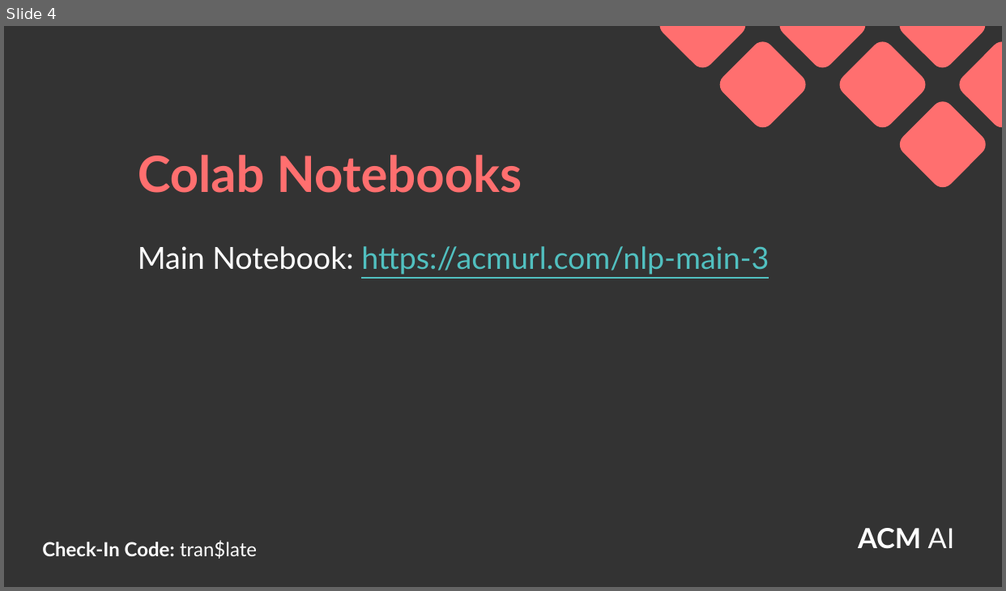
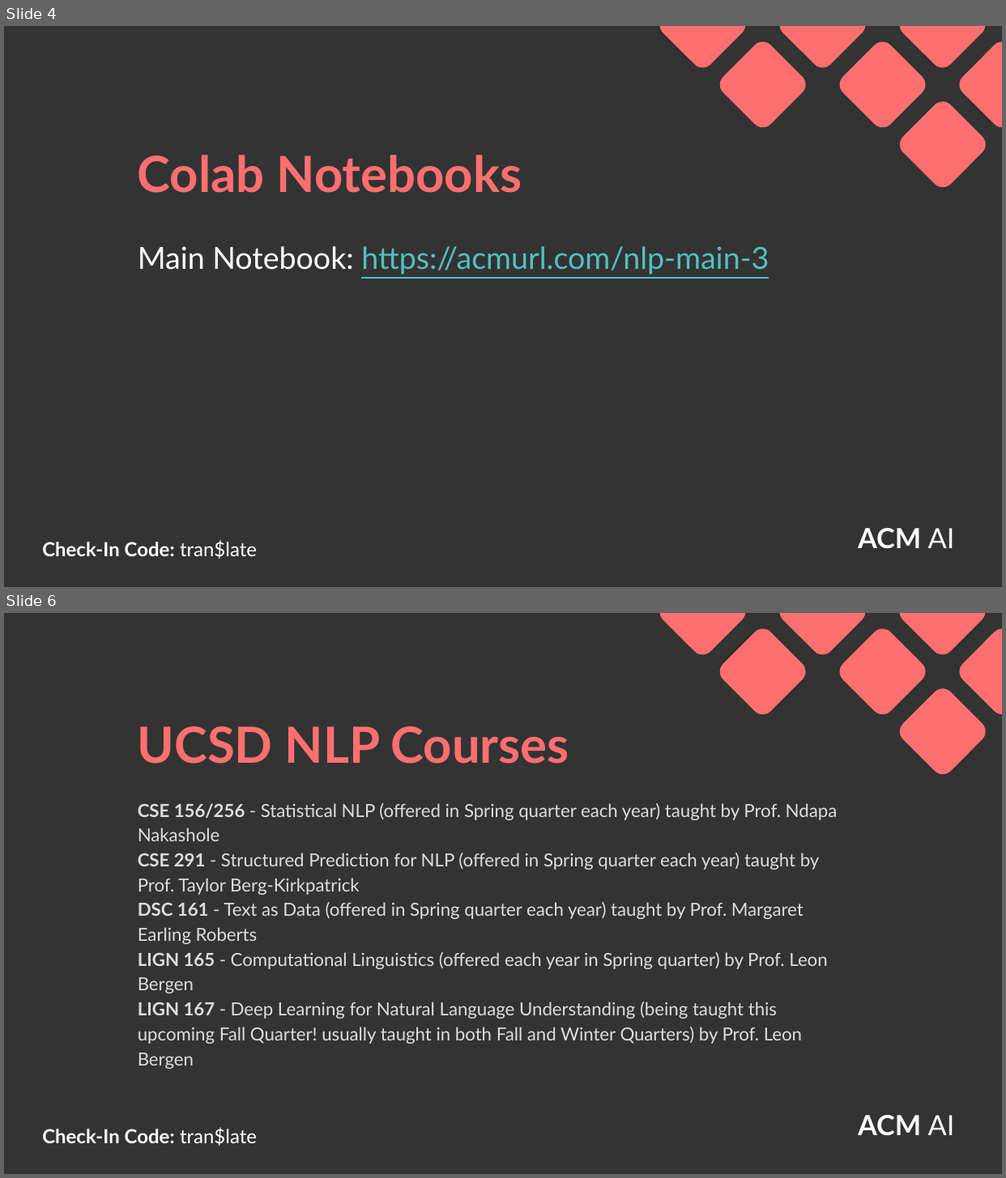
Before and after one commit to acmucsd/acm-ai-workshops, a slide deck: SP22/nlp-series/workshop-3/presentation-resources/NLP_Workshop_3_-_Seq2Seq_for_Machine_Translation.pptx. Shown one above the other, each under a label of ours: slide 4 before the commit, slides 4 and 6 after it; the slides between them are not shown. The pictures are 1006x591 and 1006x1178 pixels, drawn with LibreOffice and Linux fonts; fonts in the diff are those of the drawing; background and template pictures are left out. Boxes give left, top, right and bottom in pixels: in the first picture for what was removed or moved away, otherwise in the second. Text is boxed around its words. In the diff, an @@ line names an element or a change of style, - is before the commit and + after.

```diff
--- a/SP22/nlp-series/workshop-3/presentation-resources/NLP_Workshop_3_-_Seq2Seq_for_Machine_Translation.pptx
+++ b/SP22/nlp-series/workshop-3/presentation-resources/NLP_Workshop_3_-_Seq2Seq_for_Machine_Translation.pptx
@@ slide 6 added at [4,613,1002,1174], background #333333; not listed: 9 template elements that a slide beside it also shows @@
@@ title added at [138,726,569,764], 36 pt, text #FF6F6F, bold @@
+UCSD NLP Courses
@@ text added at [138,803,837,1044], 13 pt, text #DCDDDE @@
+CSE 156/256 - Statistical NLP (offered in Spring quarter each year) taught by Prof. Ndapa Nakashole
+CSE 291 - Structured Prediction for NLP (offered in Spring quarter each year) taught by Prof. Taylor Berg-Kirkpatrick
+DSC 161 - Text as Data (offered in Spring quarter each year) taught by Prof. Margaret Earling Roberts
+LIGN 165 - Computational Linguistics (offered each year in Spring quarter) by Prof. Leon Bergen
+LIGN 167 - Deep Learning for Natural Language Understanding (being taught this upcoming Fall Quarter! usually taught in both Fall and Winter Quarters) by Prof. Leon Bergen
```
Also in this commit, not shown: 2 other slides added, 1 slide removed, 3 other files.
